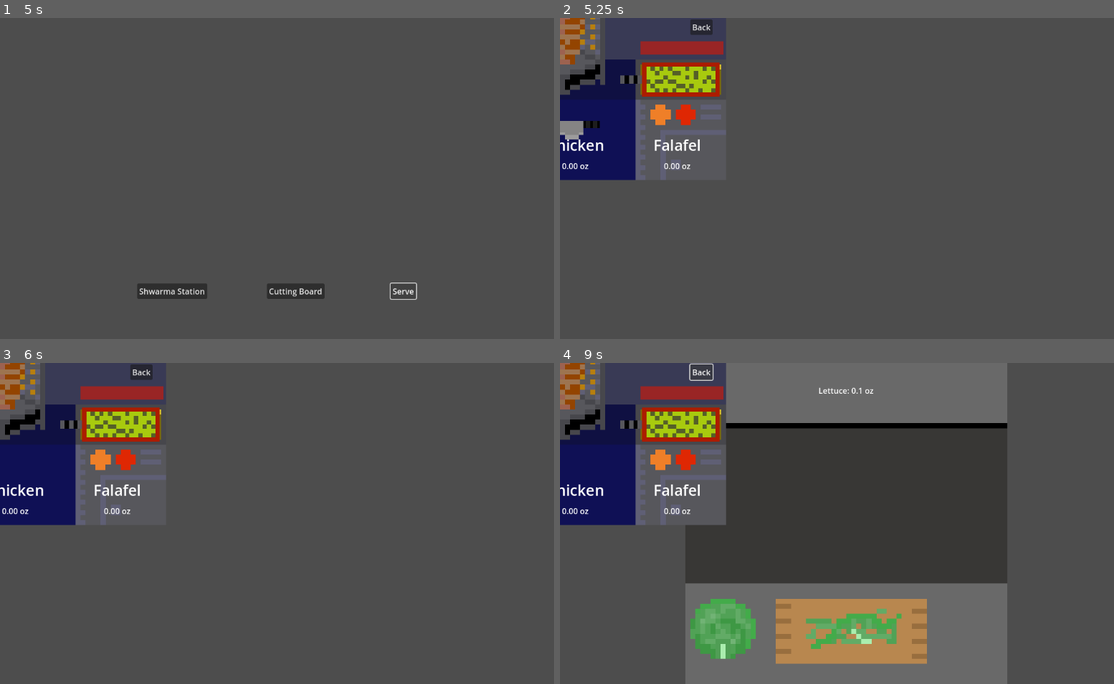
Above: before the commit, frames 1-4 (two rows, left to right).
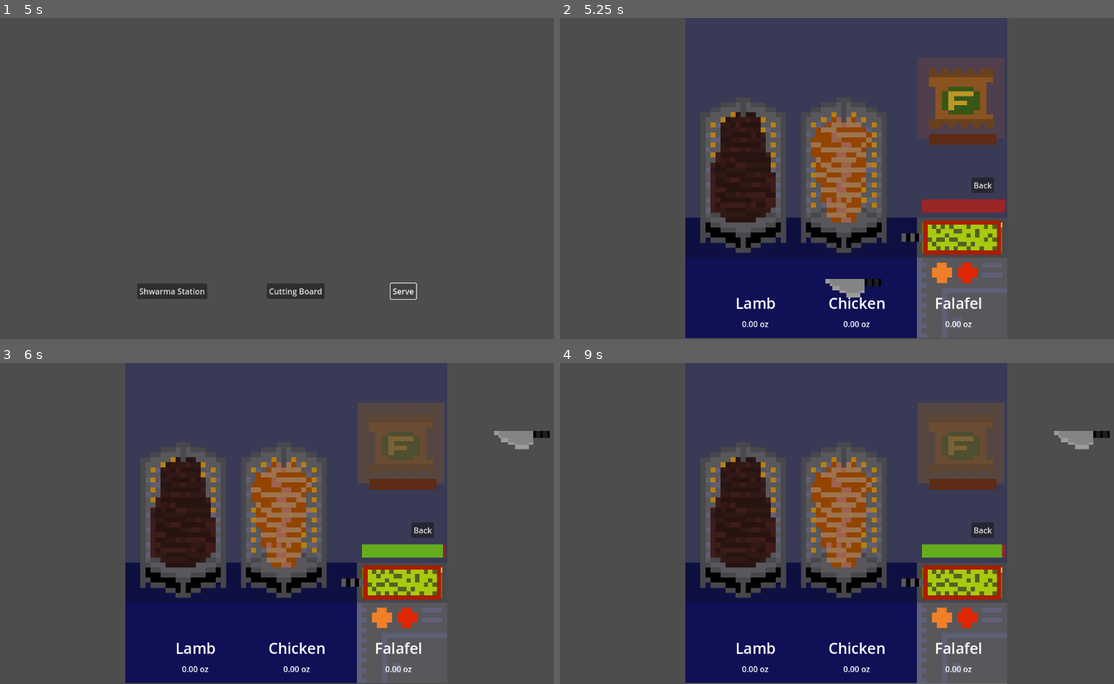
Above: after the commit, the same moments.

Repository: Techno3d/HalalCartSimulator
Game: Godot game, scene res://Main.tscn
The game is run twice, just before and just after one commit, with the same random seed, the same clock (stepped at 60 frames per second) and the same inputs.
Inputs (mouse positions are in pixels of both pictures, inside the frame that each line leads up to; where the layout moved, square brackets give the same spot in the first picture):
- Up to frame 1 (5 s): click "Cutting Board" at 0.5 s; click "Back" at 1.25 s; tap Enter at 2 s; move the mouse to (409, 162) at 2.02 s; click (409, 162) at 2.1 s; tap Space at 2.75 s; move the mouse to (171, 194) at 2.77 s; click (171, 194) at 2.85 s; click "OK!" at 3.5 s; click "Serve" at 4.25 s
- Up to frame 2 (5.25 s): click "Shwarma Station" at 5 s
- Up to frame 3 (6 s): click (398, 443) at 5.77 s
- Up to frame 4 (9 s): click (958, 443) at 6.52 s; click "OK!" at 7.25 s; click "Cutting Board" at 8 s; click (958, 443) [704, 375] at 8.75 s

Frame 1 is identical in both runs. In frame 2, 36% of the frame differs, in the area x 0-81%, y 0-100%; in frame 3, 37%; in frame 4, 58%, in the area x 0-100%, y 0-100%.

Commit message:
help lord

Diff:
--- a/Main.tscn
+++ b/Main.tscn
@@ -104,6 +104,10 @@
 
 [node name="Shwarma" parent="." instance=ExtResource("19_5tuhn")]
 visible = false
+offset_left = 566.0
+offset_top = 319.0
+offset_right = 566.0
+offset_bottom = 319.0
 
 [node name="Control" type="Control" parent="."]
 layout_mode = 3
@@ -239,17 +243,6 @@
 text = "Shwarma Station
 "
 
-[node name="Cutting2" parent="." instance=ExtResource("18_kjvhd")]
-visible = false
-
-[node name="Shwarma2" parent="." instance=ExtResource("19_5tuhn")]
-offset_left = 566.0
-offset_top = 319.0
-offset_right = 566.0
-offset_bottom = 319.0
-size_flags_horizontal = 3
-size_flags_vertical = 3
-
 [connection signal="button_up" from="Control2/CenterContainer4/OkButton" to="." method="_on_button_button_up"]
 [connection signal="timeout" from="CustomerTimer" to="." method="_on_customer_timer_timeout"]
 [connection signal="button_up" from="Control3/CenterContainer/Cutting" to="." method="_on_cutting_button_up"]
